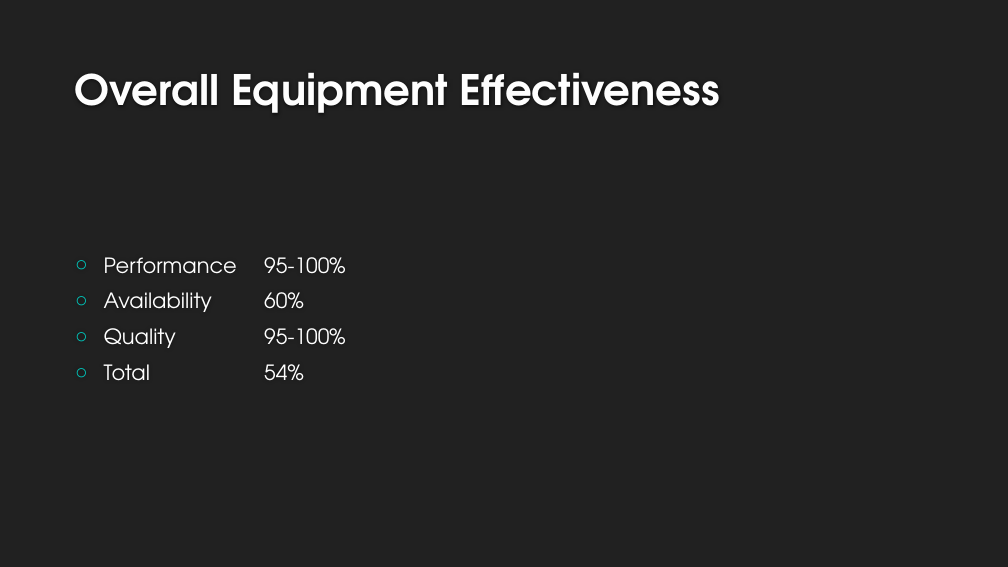
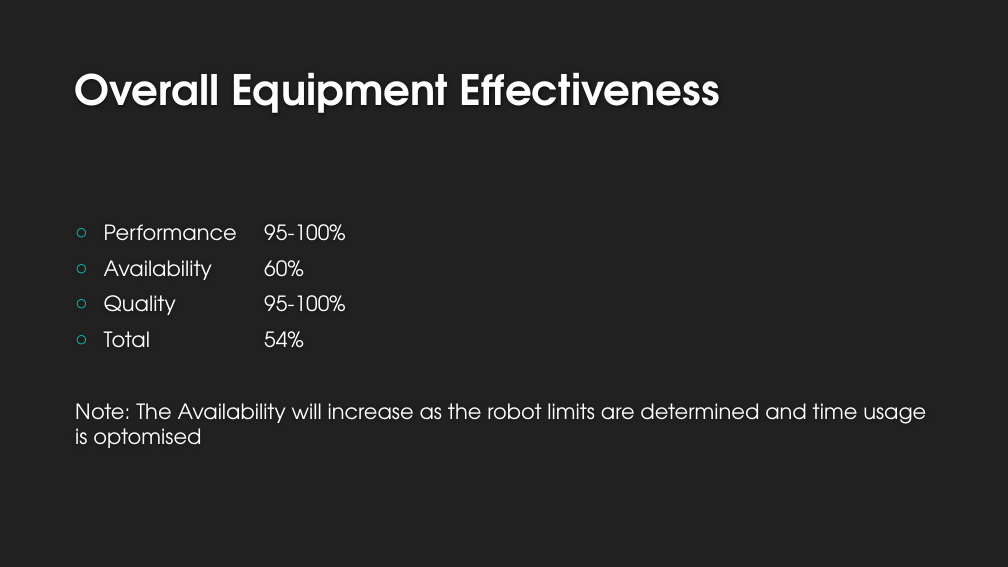
Before and after one commit to auskill/Asst4, a slide deck: slide 4 of Implementing an Automated Solution for the Johnston Timber.pptx. Drawn at 1008x567 pixels with LibreOffice and Linux fonts; fonts in the diff are those of the drawing; background and template pictures are left out. Boxes give left, top, right and bottom in pixels: in the first picture for what was removed or moved away, otherwise in the second. Text is boxed around its words. In the diff, an @@ line names an element or a change of style, - is before the commit and + after.

```diff
--- a/Implementing an Automated Solution for the Johnston Timber.pptx
+++ b/Implementing an Automated Solution for the Johnston Timber.pptx
@@ text at (75,403,926,448): paragraph added @@
+Note: The Availability will increase as the robot limits are determined and time usage is optomised
```
Also in this commit, not shown: 1 other slide changed, 2 other files.
